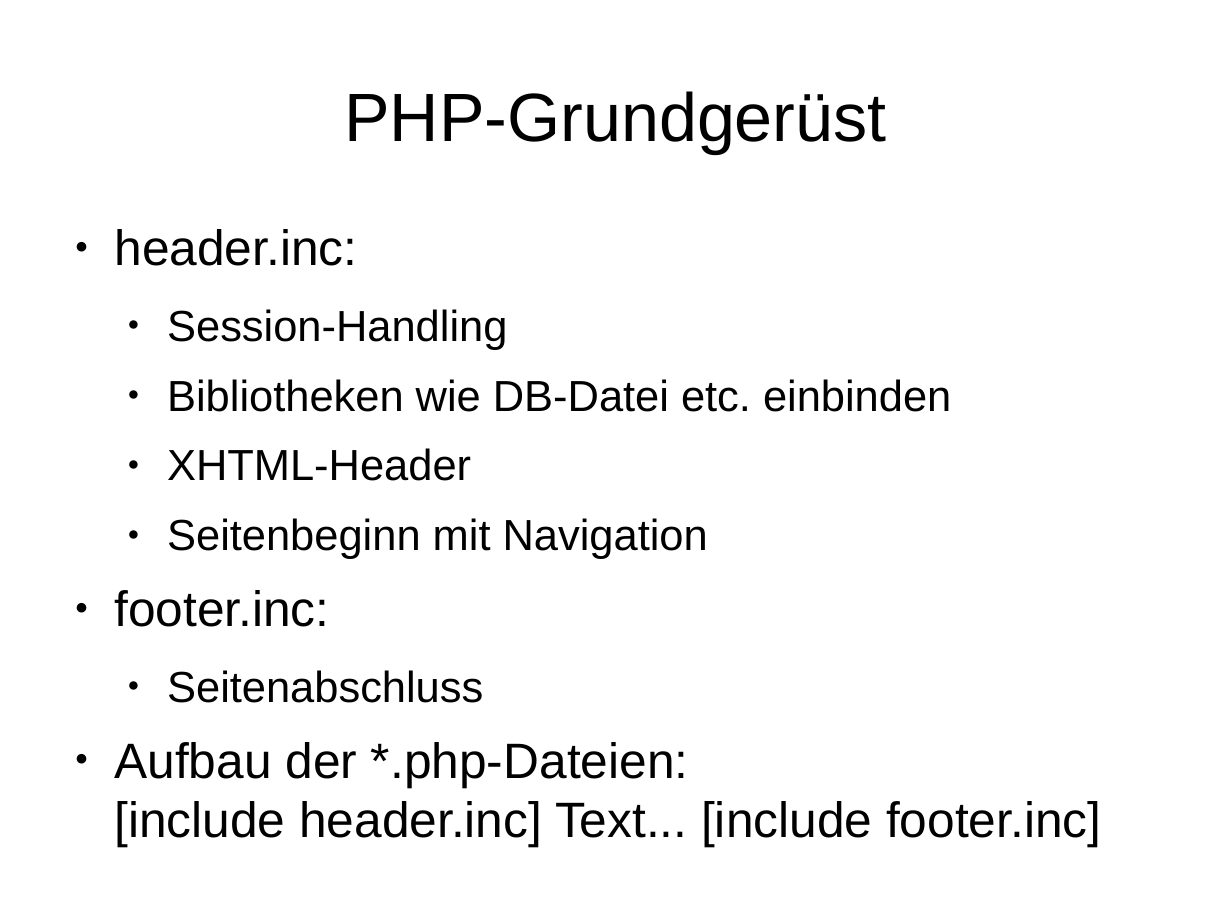
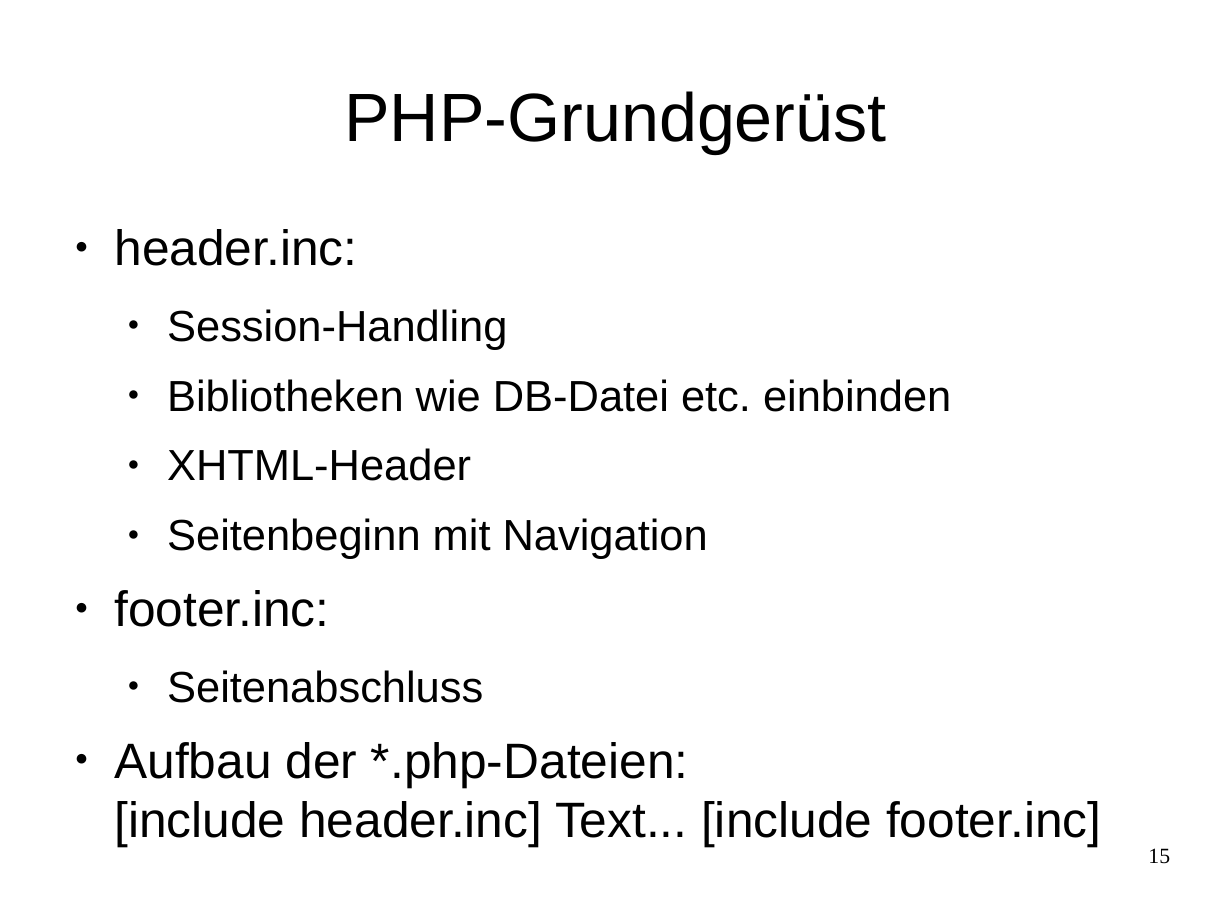
Before and after one commit to dboehmer/hotelres, a slide deck: slide 15 of res/presentation/presentation.odp. Drawn at 1232x924 pixels with LibreOffice and Linux fonts; fonts in the diff are those of the drawing; background and template pictures are left out. Boxes give left, top, right and bottom in pixels: in the first picture for what was removed or moved away, otherwise in the second. Text is boxed around its words. In the diff, an @@ line names an element or a change of style, - is before the commit and + after.

```diff
--- a/res/presentation/presentation.odp
+++ b/res/presentation/presentation.odp
@@ page number added at <box>1148,848,1170,864</box>, 14 pt, text #000000 @@
+15
```
Also in this commit, not shown: 15 other slides changed.
